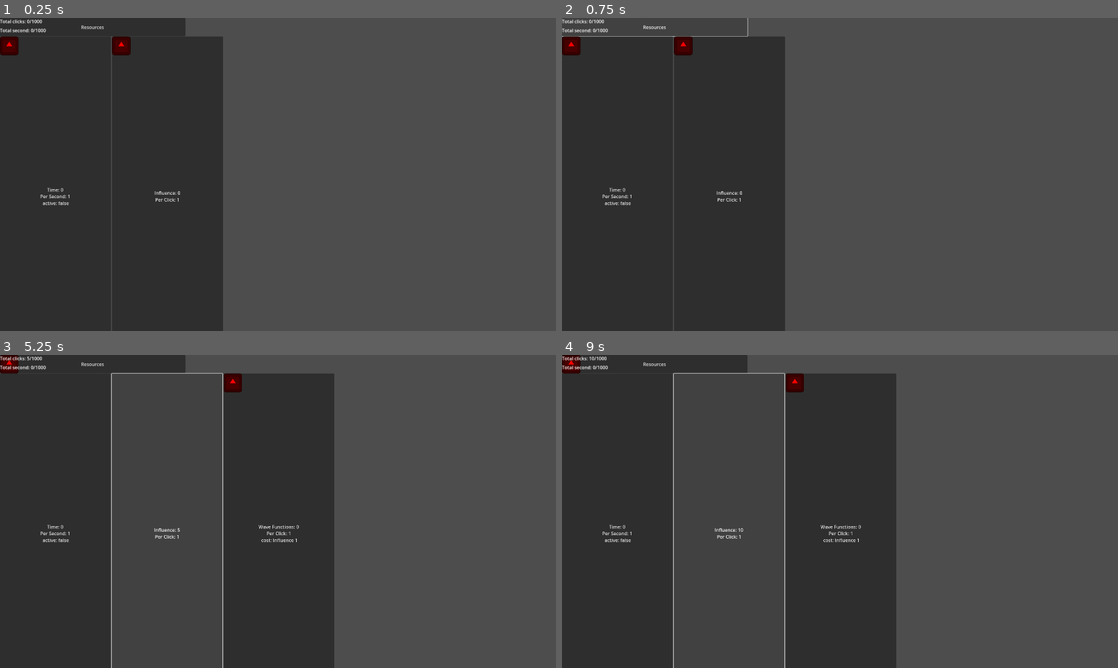
Above: before the commit, frames 1-4 (two rows, left to right).
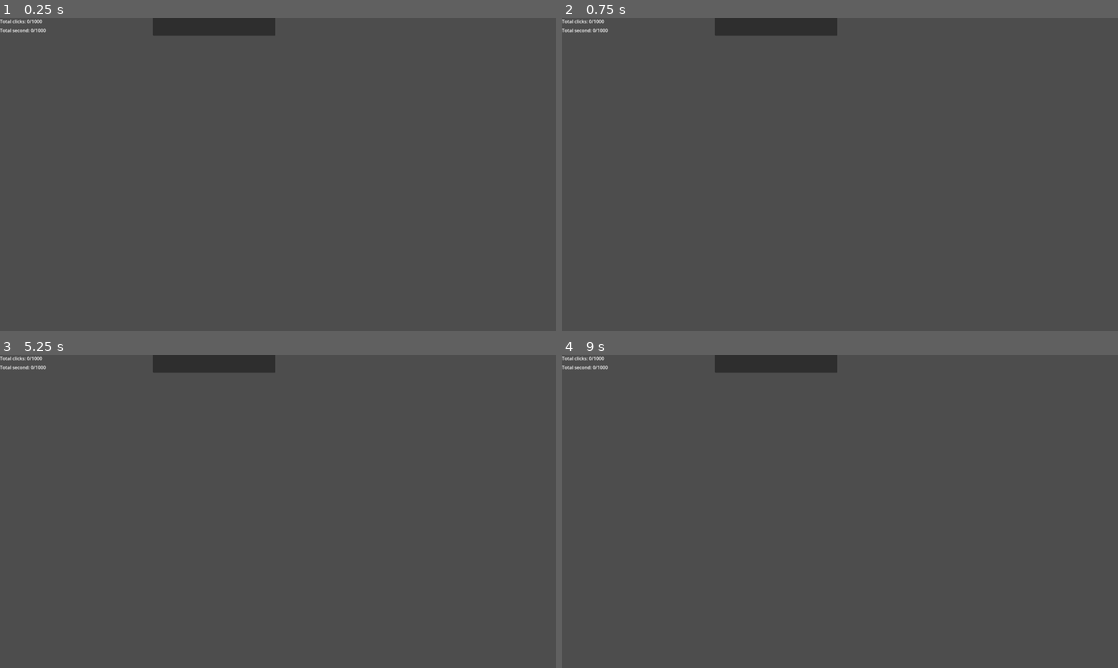
Above: after the commit, the same moments.

Repository: WilliamAHoffman/EmergentUniverse
Game: Godot game, scene res://scenes/root.tscn
Same seed, same stepped clock (60 frames per second), same inputs: the game is played once before the commit and once after it. The engine's default icon, where the game draws it, is replaced by a stand-in: a white triangle on a blue panel in a dark square.
Inputs (mouse positions are in pixels of both pictures, inside the frame that each line leads up to):
- Up to frame 1 (0.25 s): no input
- Up to frame 2 (0.75 s): click (656, 27) at 0.5 s, where only the run before the commit has a clickable "Resources"
- Up to frame 3 (5.25 s): click (55, 530) at 1.25 s, where only the run before the commit has a clickable "Time: 0 Per Second: 1 active:…"; click (166, 530) at 2 s, where only the run before the commit has a clickable "Influence: 0 Per Click: 1"; click (166, 530) at 2.75 s, where only the run before the commit has a clickable "Influence: 1 Per Click: 1"; click (166, 530) at 3.5 s, where only the run before the commit has a clickable "Influence: 2 Per Click: 1"; click (166, 530) at 4.25 s, where only the run before the commit has a clickable "Influence: 3 Per Click: 1"; click (166, 530) at 5 s, where only the run before the commit has a clickable "Influence: 4 Per Click: 1"
- Up to frame 4 (9 s): click (728, 530) at 5.75 s, where only the run before the commit has a clickable "Influence: 5 Per Click: 1"; click (728, 530) at 6.5 s, where only the run before the commit has a clickable "Influence: 6 Per Click: 1"; click (728, 530) at 7.25 s, where only the run before the commit has a clickable "Influence: 7 Per Click: 1"; click (728, 530) at 8 s, where only the run before the commit has a clickable "Influence: 8 Per Click: 1"; click (728, 530) at 8.75 s, where only the run before the commit has a clickable "Influence: 9 Per Click: 1"

The runs differ from the first frame. In frame 1, 40% of the frame differs, in the area x 0-50%, y 0-100%; in frame 2, 38%; in frame 3, 40%; in frame 4, 40%, in the area x 0-61%, y 0-100%.

Commit message:
added camera movement

Diff:
--- a/project.godot
+++ b/project.godot
@@ -34,3 +34,21 @@
 "res://scripts/": "pink",
 "res://sprites/": "yellow"
 }
+
+[input]
+
+drag={
+"deadzone": 0.5,
+"events": [Object(InputEventMouseButton,"resource_local_to_scene":false,"resource_name":"","device":-1,"window_id":0,"alt_pressed":false,"shift_pressed":false,"ctrl_pressed":false,"meta_pressed":false,"button_mask":1,"position":Vector2(239, 12),"global_position":Vector2(243, 53),"factor":1.0,"button_index":1,"canceled":false,"pressed":true,"double_click":false,"script":null)
+]
+}
+wheel_up={
+"deadzone": 0.5,
+"events": [Object(InputEventMouseButton,"resource_local_to_scene":false,"resource_name":"","device":-1,"window_id":0,"alt_pressed":false,"shift_pressed":false,"ctrl_pressed":false,"meta_pressed":false,"button_mask":8,"position":Vector2(74, 19),"global_position":Vector2(78, 60),"factor":1.0,"button_index":4,"canceled":false,"pressed":true,"double_click":false,"script":null)
+]
+}
+wheel_down={
+"deadzone": 0.5,
+"events": [Object(InputEventMouseButton,"resource_local_to_scene":false,"resource_name":"","device":-1,"window_id":0,"alt_pressed":false,"shift_pressed":false,"ctrl_pressed":false,"meta_pressed":false,"button_mask":16,"position":Vector2(266, 0),"global_position":Vector2(270, 41),"factor":1.0,"button_index":5,"canceled":false,"pressed":true,"double_click":false,"script":null)
+]
+}
--- a/scenes/button_template.tscn
+++ b/scenes/button_template.tscn
@@ -1,10 +1,8 @@
-[gd_scene format=3 uid="uid://wswh28r2cejs"]
+[gd_scene format=3 uid="uid://drw5hl6heh8h0"]
 
-[node name="ButtonTemplate" type="Button"]
-anchors_preset = 15
-anchor_right = 1.0
-anchor_bottom = 1.0
-grow_horizontal = 2
-grow_vertical = 2
+[node name="Node2D" type="Button"]
+offset_right = 200.0
+offset_bottom = 200.0
 size_flags_horizontal = 3
 size_flags_vertical = 3
+metadata/_edit_use_anchors_ = true
--- a/scenes/root.tscn
+++ b/scenes/root.tscn
@@ -1,23 +1,22 @@
-[gd_scene load_steps=9 format=3 uid="uid://cyj1qkdkxyycc"]
+[gd_scene load_steps=7 format=3 uid="uid://cyj1qkdkxyycc"]
 
 [ext_resource type="Script" path="res://scripts/button scripts/button_manager.gd" id="1_u0srf"]
 [ext_resource type="Script" path="res://scripts/resource scripts/resource_manager.gd" id="2_os0tv"]
-[ext_resource type="Script" path="res://scripts/teleport scripts/teleporter.gd" id="3_pau4i"]
 [ext_resource type="PackedScene" uid="uid://nyluktd1xlwm" path="res://scenes/notification.tscn" id="4_7ft6n"]
-[ext_resource type="Script" path="res://scripts/display scripts/gridgrid_script.gd" id="5_n3j7y"]
-[ext_resource type="Script" path="res://scripts/display scripts/teligrid_script.gd" id="5_xif8u"]
+[ext_resource type="Script" path="res://scripts/camera scripts/camera_script.gd" id="4_t6vcs"]
 [ext_resource type="Script" path="res://scripts/display scripts/display_manager.gd" id="6_iwpn0"]
 [ext_resource type="Script" path="res://scripts/bonus scripts/bonus_manager.gd" id="8_r0b50"]
 
 [node name="MainScene" type="Node2D"]
 
-[node name="ButtonManager" type="Node2D" parent="." node_paths=PackedStringArray("button_manager", "resource_manager", "button_timer", "bonus_manager")]
+[node name="ButtonManager" type="Node2D" parent="." node_paths=PackedStringArray("button_manager", "resource_manager", "button_timer", "bonus_manager", "loaded_buttons")]
 script = ExtResource("1_u0srf")
 button_manager = NodePath("../ButtonManagerControl")
 resource_manager = NodePath("../ResourceManager")
 notif = ExtResource("4_7ft6n")
 button_timer = NodePath("ButtonTimer")
 bonus_manager = NodePath("../BonusManager")
+loaded_buttons = NodePath("../ButtonManagerControl/LoadedButtons")
 
 [node name="ButtonTimer" type="Timer" parent="ButtonManager"]
 
@@ -25,56 +24,11 @@
 script = ExtResource("2_os0tv")
 
 [node name="PlayerCamera" type="Camera2D" parent="."]
-anchor_mode = 0
+script = ExtResource("4_t6vcs")
 
-[node name="TeleportManagerControl" type="Control" parent="PlayerCamera" node_paths=PackedStringArray("camera", "shop_teli", "resource_teli", "action_teli")]
-layout_mode = 3
-anchors_preset = 0
-offset_right = 40.0
-offset_bottom = 40.0
-script = ExtResource("3_pau4i")
-camera = NodePath("..")
-shop_teli = NodePath("TeleporterGrid/Shop")
-resource_teli = NodePath("TeleporterGrid/Resource")
-action_teli = NodePath("TeleporterGrid/Action")
+[node name="CanvasLayer" type="CanvasLayer" parent="PlayerCamera"]
 
-[node name="TeleporterGrid" type="GridContainer" parent="PlayerCamera/TeleportManagerControl"]
-layout_direction = 2
-layout_mode = 0
-offset_right = 1980.0
-offset_bottom = 63.0
-columns = 3
-script = ExtResource("5_xif8u")
-
-[node name="Resource" type="Button" parent="PlayerCamera/TeleportManagerControl/TeleporterGrid"]
-layout_mode = 2
-size_flags_horizontal = 3
-size_flags_vertical = 3
-text = "Resources
-"
-
-[node name="Notification" parent="PlayerCamera/TeleportManagerControl/TeleporterGrid/Resource" instance=ExtResource("4_7ft6n")]
-
-[node name="Shop" type="Button" parent="PlayerCamera/TeleportManagerControl/TeleporterGrid"]
-visible = false
-layout_mode = 2
-size_flags_horizontal = 3
-size_flags_vertical = 3
-text = "Shop
-"
-
-[node name="Notification" parent="PlayerCamera/TeleportManagerControl/TeleporterGrid/Shop" instance=ExtResource("4_7ft6n")]
-
-[node name="Action" type="Button" parent="PlayerCamera/TeleportManagerControl/TeleporterGrid"]
-visible = false
-layout_mode = 2
-size_flags_horizontal = 3
-size_flags_vertical = 3
-text = "Actions"
-
-[node name="Notification" parent="PlayerCamera/TeleportManagerControl/TeleporterGrid/Action" instance=ExtResource("4_7ft6n")]
-
-[node name="DisplayManager" type="Control" parent="PlayerCamera" node_paths=PackedStringArray("click_counter", "second_counter")]
+[node name="DisplayManager" type="Control" parent="PlayerCamera/CanvasLayer" node_paths=PackedStringArray("click_counter", "second_counter")]
 layout_mode = 3
 anchors_preset = 0
 offset_right = 312.0
@@ -82,28 +36,31 @@
 script = ExtResource("6_iwpn0")
 click_counter = NodePath("ClickCounter")
 second_counter = NodePath("SecondCounter")
+metadata/_edit_use_anchors_ = true
 
-[node name="ClickCounter" type="Label" parent="PlayerCamera/DisplayManager"]
+[node name="ClickCounter" type="Label" parent="PlayerCamera/CanvasLayer/DisplayManager"]
 layout_mode = 0
 offset_right = 181.0
 offset_bottom = 29.0
+metadata/_edit_use_anchors_ = true
 
-[node name="SecondCounter" type="Label" parent="PlayerCamera/DisplayManager"]
+[node name="SecondCounter" type="Label" parent="PlayerCamera/CanvasLayer/DisplayManager"]
 layout_mode = 0
 offset_top = 31.0
 offset_right = 183.0
 offset_bottom = 64.0
+metadata/_edit_use_anchors_ = true
 
 [node name="ButtonManagerControl" type="Control" parent="."]
 layout_mode = 3
 anchors_preset = 0
+metadata/_edit_use_anchors_ = true
 
 [node name="GridGrid" type="HBoxContainer" parent="ButtonManagerControl"]
 layout_mode = 0
 offset_top = 64.0
-offset_right = 1920.0
-offset_bottom = 1080.0
-script = ExtResource("5_n3j7y")
+offset_right = 4650.0
+offset_bottom = 737.0
 
 [node name="ResourceGrid" type="GridContainer" parent="ButtonManagerControl/GridGrid"]
 layout_mode = 2
@@ -123,6 +80,74 @@
 size_flags_vertical = 3
 columns = 5
 
+[node name="LoadedButtons" type="Node2D" parent="ButtonManagerControl"]
+
+[node name="ResourceTime" type="Button" parent="ButtonManagerControl/LoadedButtons"]
+offset_left = 912.0
+offset_top = -1894.0
+offset_right = 1335.0
+offset_bottom = -1635.0
+
+[node name="ResourceInfluence" type="Button" parent="ButtonManagerControl/LoadedButtons"]
+offset_left = -432.0
+offset_top = -738.0
+offset_right = -9.0
+offset_bottom = -479.0
+
+[node name="ResourceWaveFunction" type="Button" parent="ButtonManagerControl/LoadedButtons"]
+offset_left = -1032.0
+offset_top = -186.0
+offset_right = -609.0
+offset_bottom = 73.0
+
+[node name="ResourceVirtualParticle" type="Button" parent="ButtonManagerControl/LoadedButtons"]
+offset_left = -338.0
+offset_top = -1732.0
+offset_right = 85.0
+offset_bottom = -1473.0
+
+[node name="ActionQuark" type="Button" parent="ButtonManagerControl/LoadedButtons"]
+offset_left = 1325.0
+offset_top = -1333.0
+offset_right = 1748.0
+offset_bottom = -1074.0
+
+[node name="ResourceUpQuark" type="Button" parent="ButtonManagerControl/LoadedButtons"]
+offset_left = 1429.0
+offset_top = -693.0
+offset_right = 1852.0
+offset_bottom = -434.0
+
+[node name="ResourceDownQuark" type="Button" parent="ButtonManagerControl/LoadedButtons"]
+offset_left = -1528.0
+offset_top = -751.0
+offset_right = -1105.0
+offset_bottom = -492.0
+
+[node name="ShopQuantumFoam" type="Button" parent="ButtonManagerControl/LoadedButtons"]
+offset_left = 213.0
+offset_top = -1156.0
+offset_right = 636.0
+offset_bottom = -897.0
+
+[node name="ShopEntanglement" type="Button" parent="ButtonManagerControl/LoadedButtons"]
+offset_left = -1092.0
+offset_top = -1181.0
+offset_right = -669.0
+offset_bottom = -922.0
+
+[node name="ResourceProton" type="Button" parent="ButtonManagerControl/LoadedButtons"]
+offset_left = -1672.0
+offset_top = -1561.0
+offset_right = -1249.0
+offset_bottom = -1302.0
+
+[node name="ResourceNeutron" type="Button" parent="ButtonManagerControl/LoadedButtons"]
+offset_left = -1375.0
+offset_top = -2182.0
+offset_right = -952.0
+offset_bottom = -1923.0
+
 [node name="BonusManager" type="Node2D" parent="."]
 script = ExtResource("8_r0b50")
 
--- a/scripts/button scripts/button_manager.gd
+++ b/scripts/button scripts/button_manager.gd
@@ -6,6 +6,7 @@
 @export var notif : PackedScene
 @export var button_timer : Timer
 @export var bonus_manager : Node2D
+@export var loaded_buttons : Node2D
 var buttons : Dictionary
 var resources : Dictionary
 var button_children : Array
@@ -159,7 +160,9 @@
 
 
 func _add_button_data():
-	for button in button_children:
+
+	for button in button_children:
+		print(button)
 		button.connect("gui_input",_on_button_pressed.bind(button))
 		button.connect("mouse_entered",_on_button_hovered.bind(button))
 		buttons[button.name].button = button
@@ -209,16 +212,24 @@
 	for container in button_manager.get_child(0).get_children():
 		for button in container.get_children():
 			button_children.append(button)
+	for button in loaded_buttons.get_children():
+		button_children.append(button)
 
 
 func _create_buttons():
 	var button_template = preload("res://scenes/button_template.tscn")
+	var is_preloaded = false
 	for button in buttons:
-		for grid in button_manager.get_child(0).get_children():
-			if grid.name == buttons[button].location:
-				var button_instance = button_template.instantiate()
-				button_instance.name = button
-				grid.add_child(button_instance)
+		is_preloaded = false
+		for item_button in loaded_buttons.get_children():
+			if item_button.name == button:
+				is_preloaded = true
+		if !is_preloaded:
+			for grid in button_manager.get_child(0).get_children():
+				if grid.name == buttons[button].location:
+					var button_instance = button_template.instantiate()
+					button_instance.name = button
+					grid.add_child(button_instance)
 
 
 func _on_visibility_changed(location):
--- /dev/null
+++ b/scripts/camera scripts/camera_script.gd
@@ -0,0 +1,29 @@
+extends Camera2D
+
+var mouse_start_pos
+var screen_start_position
+
+var dragging = false
+
+
+func _physics_process(delta):
+	_zoom()
+
+
+func _zoom():
+	if Input.is_action_just_released('wheel_down'):
+		set_zoom(get_zoom() - Vector2(0.25, 0.25))
+	if Input.is_action_just_released('wheel_up'): #and get_zoom() > Vector2.ONE:
+		set_zoom(get_zoom() + Vector2(0.25, 0.25))
+
+
+func _input(event):
+	if event.is_action("drag"):
+		if event.is_pressed():
+			mouse_start_pos = event.position
+			screen_start_position = position
+			dragging = true
+		else:
+			dragging = false
+	elif event is InputEventMouseMotion and dragging:
+		position = sqrt(get_viewport().size.y - 300) * 0.1 * (mouse_start_pos - event.position) + screen_start_position
--- a/scripts/display scripts/gridgrid_script.gd
+++ /dev/null
@@ -1,6 +0,0 @@
-extends HBoxContainer
-
-func _ready():
-	print(get_viewport_rect().size.x)
-	self.size.x = get_viewport_rect().size.x * self.get_child_count()
-	self.size.y = get_viewport_rect().size.y
--- a/scripts/display scripts/teligrid_script.gd
+++ /dev/null
@@ -1,5 +0,0 @@
-extends GridContainer
-
-
-func _ready():
-	self.size.x = get_viewport_rect().size.x
--- a/scripts/teleport scripts/teleporter.gd
+++ /dev/null
@@ -1,43 +0,0 @@
-extends Control
-
-@export var camera : Camera2D
-@export var shop_teli : Button
-@export var resource_teli : Button
-@export var action_teli : Button
-var resources : Dictionary
-var camera_location = "Resources"
-
-func _ready():
-	EventBus.connect("vis_notif", visibility_notification)
-	_add_button_data()
-
-
-func visibility_notification(location):
-	if location == "ResourceGrid" and camera_location != "Resources":
-		resource_teli.get_child(0).visible = true
-	if location == "ShopGrid" and camera_location != "Shop":
-		shop_teli.get_child(0).visible = true
-		shop_teli.visible = true
-	if location == "ActionGrid" and camera_location != "Action":
-		action_teli.get_child(0).visible = true
-		action_teli.visible = true
-
-
-func _on_button_pressed(location):
-	camera_location = location
-	if camera_location == "Resource":
-		camera.position.x = 0
-		resource_teli.get_child(0).visible = false
-	if camera_location == "Shop":
-		print(get_viewport_rect().size.x)
-		camera.position.x = get_viewport_rect().size.x
-		shop_teli.get_child(0).visible = false
-	if camera_location == "Action":
-		camera.position.x = get_viewport_rect().size.x * 2
-		action_teli.get_child(0).visible = false
-
-
-func _add_button_data():
-	for button in self.get_child(0).get_children():
-		print(button.name)
-		button.connect("pressed",_on_button_pressed.bind(button.name))
